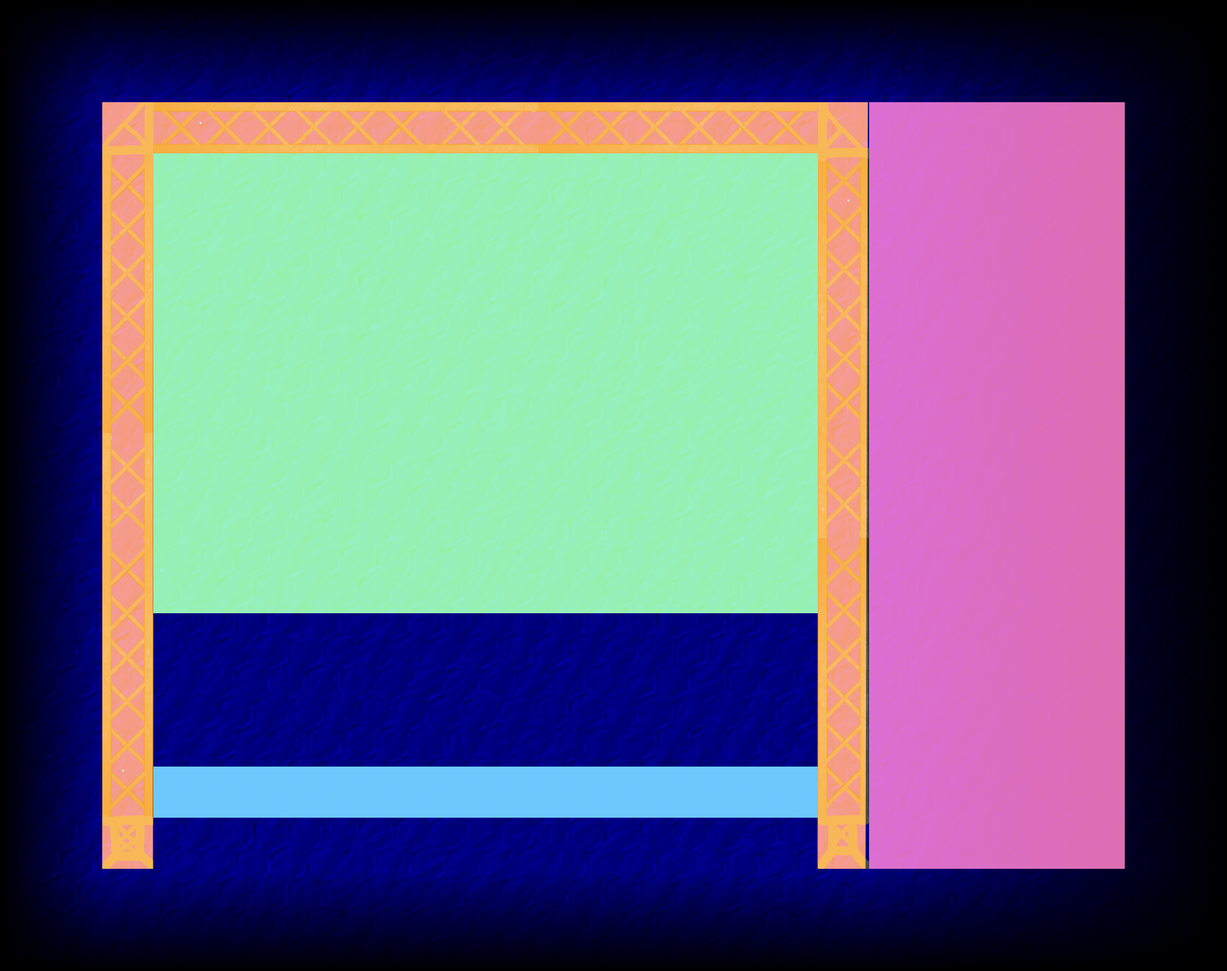
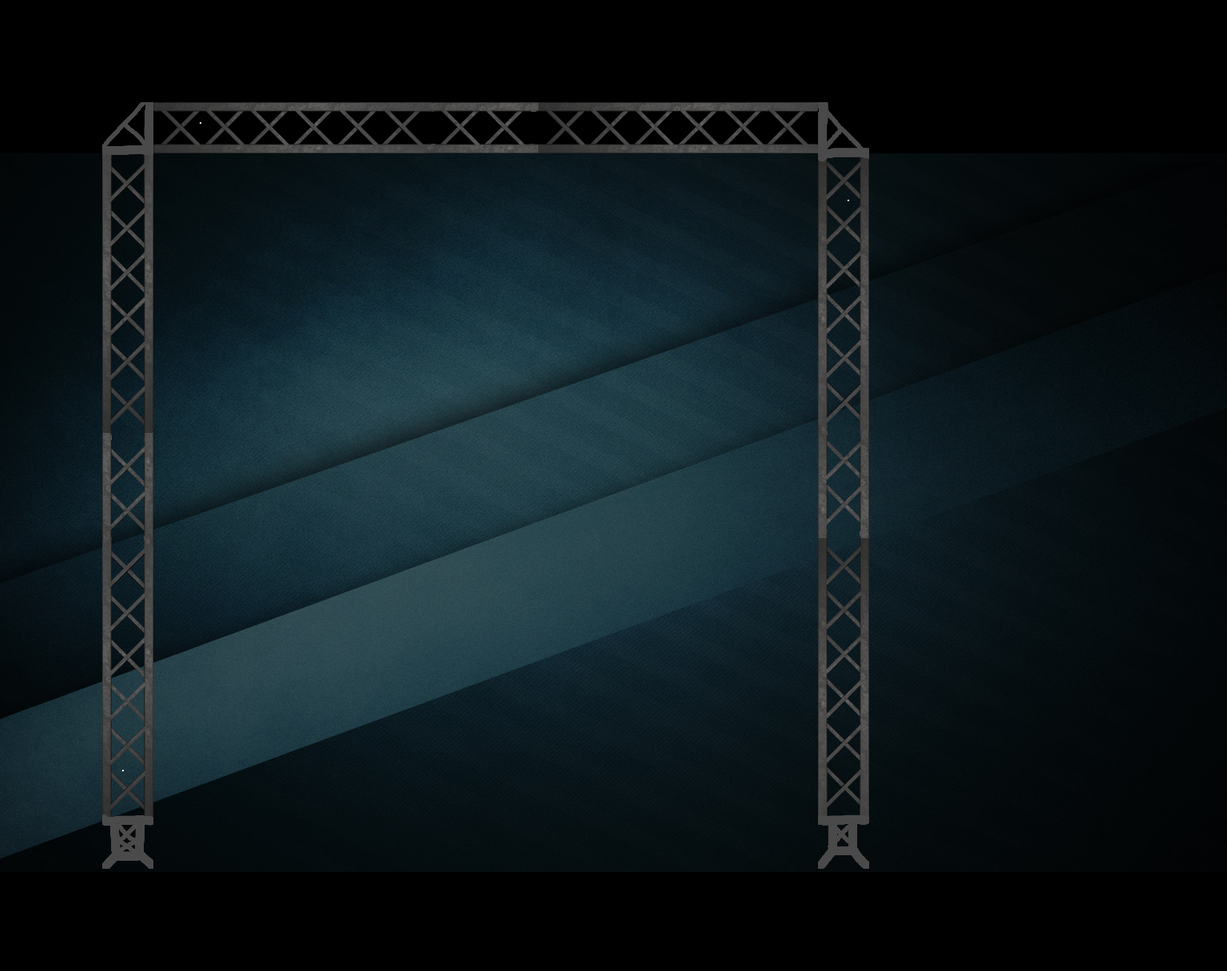
Before/after of a 1227x971 layered artwork. What changed in the layer stack:
removed layer "Paint Layer 2" over 0, 1, 1227, 970
